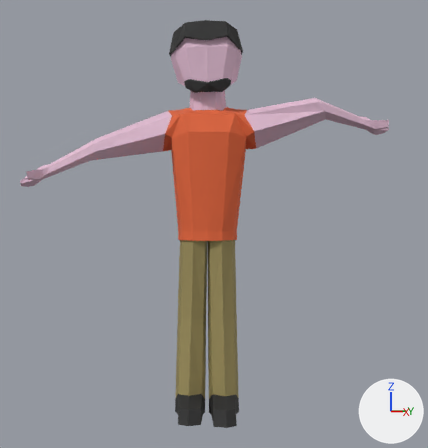
Renders of the Blender file LowPolyMan09.blend from each side of a commit.
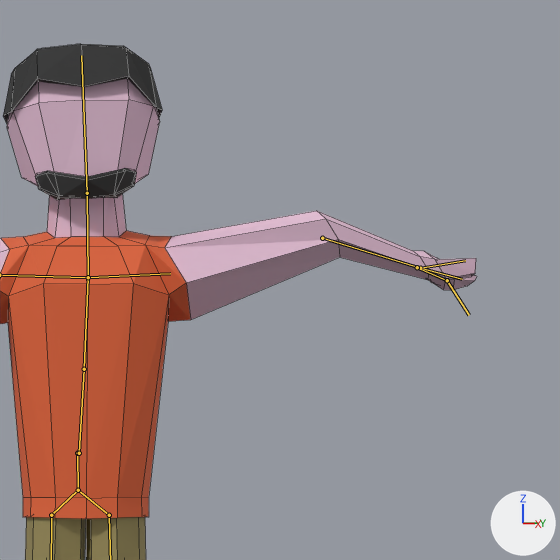
Each version is shown whole from a 50 mm camera at (12.26, -9.25, 5.03) aimed at (0.61, -0.26, 4.63), then close up on the part from 39% to 100% of the width and 0% to 58% of the height. The lights are fixed; the arrows at lower right show +X, +Y and +Z. Both versions are drawn at the pose saved in each file; the numbers are the values there. The bones that bend it are drawn over the model as lines in the close-ups. The close-ups show mesh edges as thin lines.
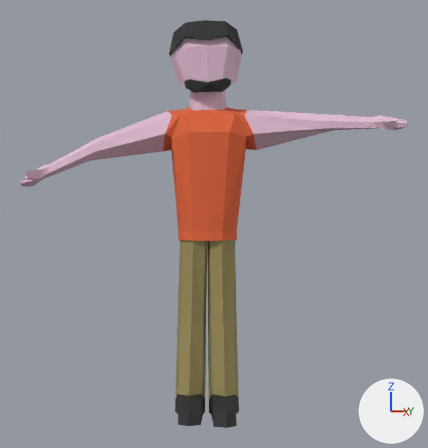
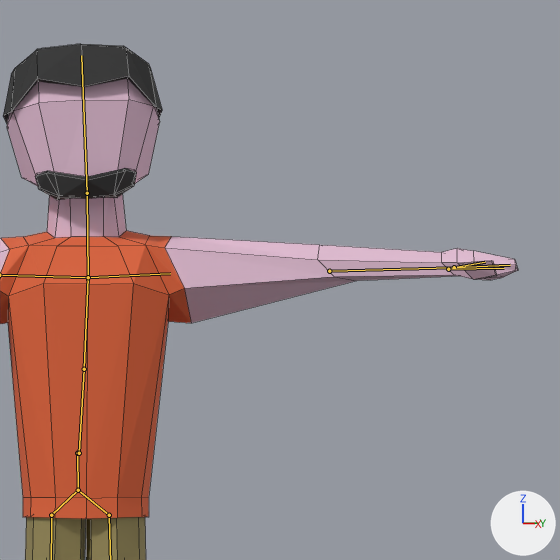
Boxes (x1, y1, x2, y2) around the edits, measured in the close-ups (560 x 560 px):
'Cube', posed
    before: (0, 44, 476, 560)
    after: (0, 44, 518, 560)
bone 'LowerArm.L', root to tip
    before: (322, 238) to (420, 268)
    after: (329, 271) to (454, 267)

The edits, one by one:
Bone 'Upperarm.L' (bone_upperarm_l) turns from (0, 0, 0) to (20, 24, -56) degrees about its own x, y and z.
Bone 'LowerArm.L' (bone_lowerarm_l) turns from (0, 0, 0) to (-7, 5, -5) degrees about its own x, y and z.
Bone 'IKPointer.L' (bone_ikpointer_l) moves from (-0.45, -1.01, -0.03) to (-0.18, -0.1, 1.81).
